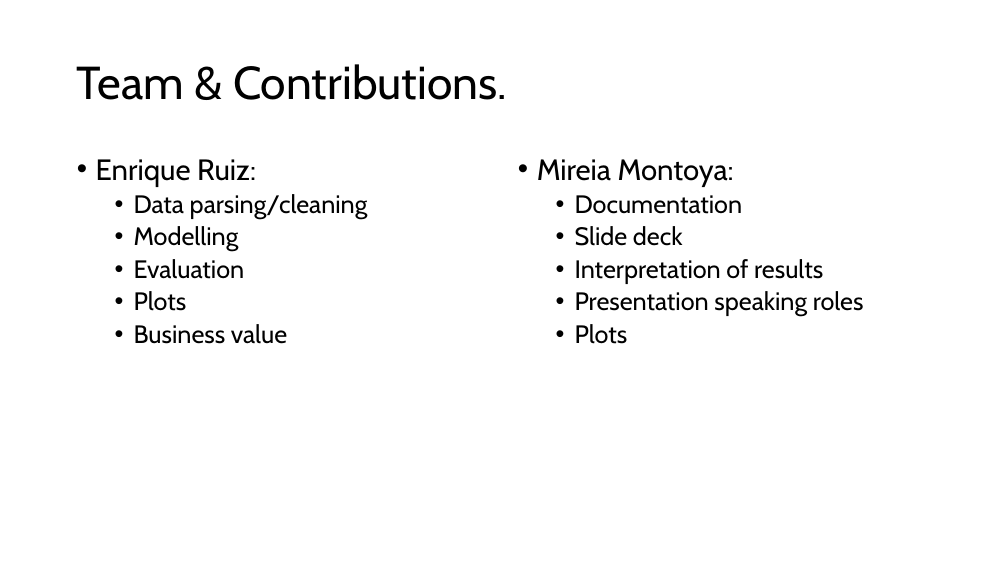
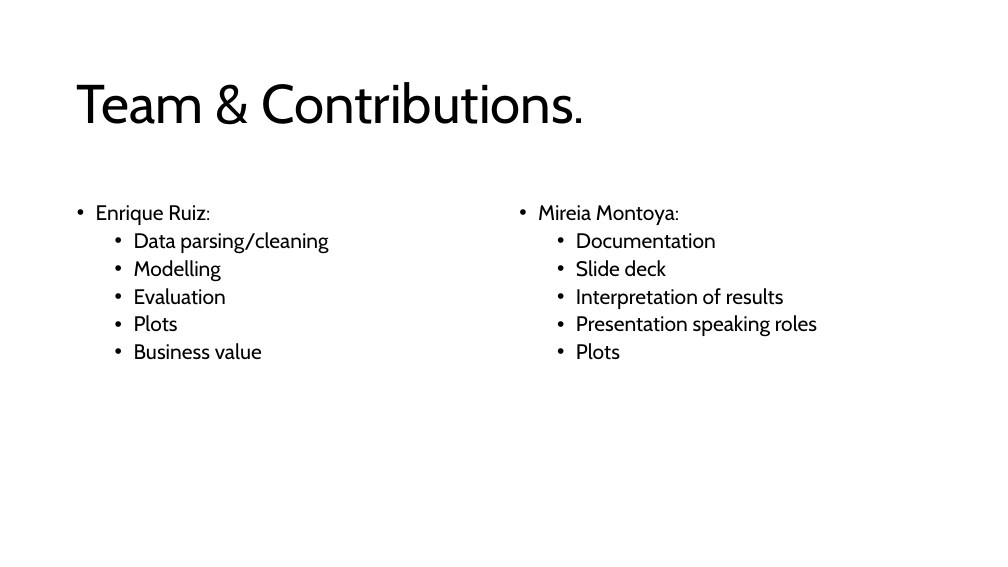
Before and after one commit to mireiamonbu/Spanish-Forecasters-MireiaMontoya-EnriqueRuiz, a slide deck: slide 2 of presentation/CapstonProject.pptx. Drawn at 1008x567 pixels with LibreOffice and Linux fonts; fonts in the diff are those of the drawing. Boxes give left, top, right and bottom in pixels: in the first picture for what was removed or moved away, otherwise in the second. Text is boxed around its words. In the diff, an @@ line names an element or a change of style, - is before the commit and + after.

```diff
--- a/presentation/CapstonProject.pptx
+++ b/presentation/CapstonProject.pptx
@@ title "Team & Contributions." at [77,82,585,124]: size 44 to 52 pt @@
@@ text "Enrique Ruiz:": place and size @@
-text "Enrique Ruiz:" at [96,159,368,344]
+text "Enrique Ruiz:" at [96,205,328,360]
@@ text "Enrique Ruiz:" at [96,205,328,360]: size 28 to 20 pt in "Enrique Ruiz:"; size 24 to 20 pt in "Data parsing/cleaning", "Modelling", "Evaluation", "Plots" and 1 more places @@
@@ text "Mireia Montoya:": place and size @@
-text "Mireia Montoya:" at [537,159,864,344]
+text "Mireia Montoya:" at [538,205,817,360]
@@ text "Mireia Montoya:" at [538,205,817,360]: size 28 to 20 pt in "Mireia Montoya:"; size 24 to 20 pt in "Documentation", "Slide deck", "Interpretation of results", "Presentation speaking roles" and 1 more places @@
```
Also in this commit, not shown: 6 other slides changed, 3 slides added, 2 slides removed.
